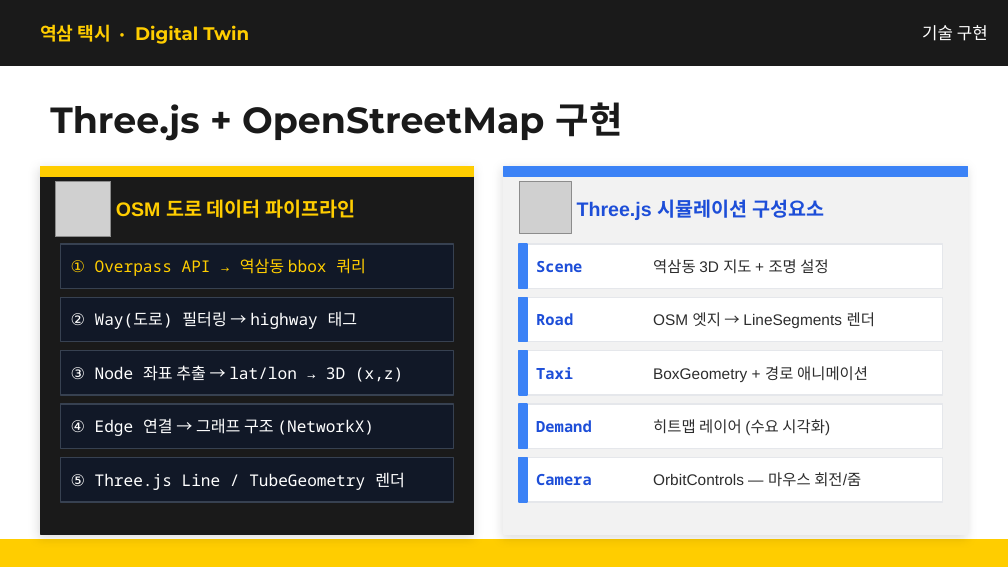
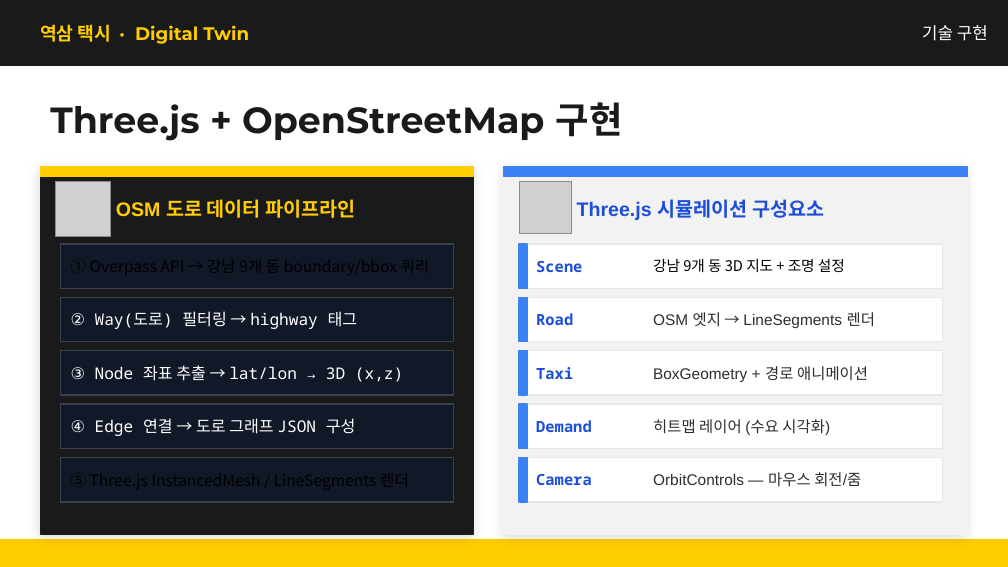
Before and after one commit to kimcanal/yeoksam-taxi, a slide deck: slide 5 of public/a-eye-presentation/A-Eye_midterm_data_collection_forecast.pptx. Drawn at 1008x567 pixels with LibreOffice and Linux fonts; fonts in the diff are those of the drawing; grey boxes stand for pictures. Boxes give left, top, right and bottom in pixels: in the first picture for what was removed or moved away, otherwise in the second. Text is boxed around its words. In the diff, an @@ line names an element or a change of style, - is before the commit and + after.

```diff
--- a/public/a-eye-presentation/A-Eye_midterm_data_collection_forecast.pptx
+++ b/public/a-eye-presentation/A-Eye_midterm_data_collection_forecast.pptx
@@ text removed at box(71, 258, 366, 276) @@
-① Overpass API → 역삼동 bbox 쿼리
@@ text at box(653, 259, 845, 272): text changed; size 11 to 10.5 pt; font Arial to Noto Sans CJK KR; text colour #2D2D2D to #000000 @@
-역삼동 3D 지도 + 조명 설정
+강남 9개 동 3D 지도 + 조명 설정
@@ text at box(71, 418, 356, 436): text changed @@
-④ Edge 연결 → 그래프 구조 (NetworkX)
+④ Edge 연결 → 도로 그래프 JSON 구성
@@ text removed at box(71, 472, 405, 490) @@
-⑤ Three.js Line / TubeGeometry 렌더
```
Also in this commit, not shown: 11 other slides changed.
